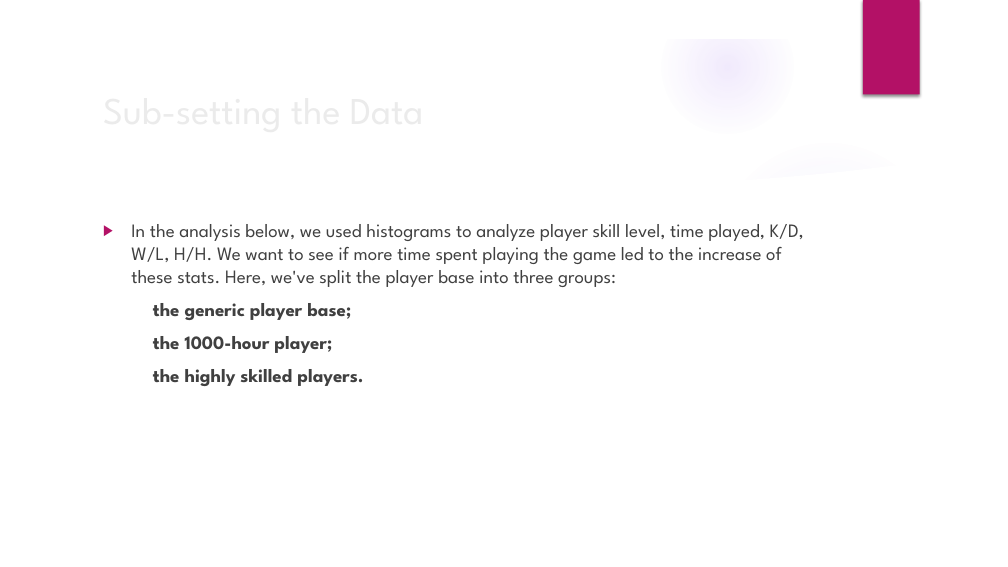
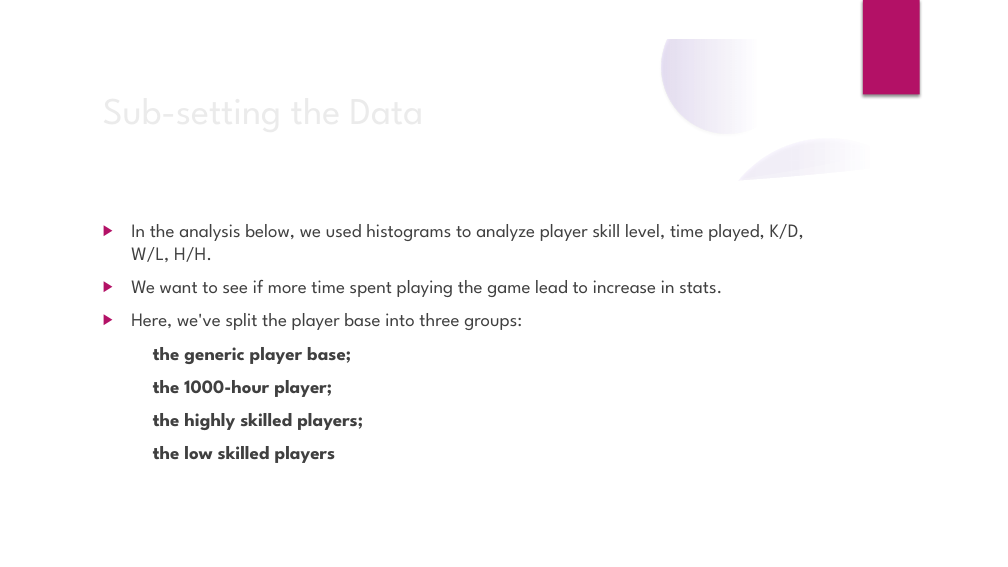
Before and after one commit to arclightspanner/Data_Science_Bootcamp_2019, a slide deck: slide 6 of Data Story Telling.pptx. Drawn at 1008x567 pixels with LibreOffice and Linux fonts; fonts in the diff are those of the drawing; background and template pictures are left out. Boxes give left, top, right and bottom in pixels: in the first picture for what was removed or moved away, otherwise in the second. Text is boxed around its words. In the diff, an @@ line names an element or a change of style, - is before the commit and + after.

```diff
--- a/Data Story Telling.pptx
+++ b/Data Story Telling.pptx
@@ shadow on in 4 elements at (0, 221, 346, 567), (0, 240, 195, 435), (712, 138, 944, 371), (662, 1, 794, 133) @@
@@ freeform shape at (38, 154, 970, 529): outline redrawn @@
@@ text at (131, 224, 804, 330): text changed @@
-▶ In the analysis below, we used histograms to analyze player skill level, time played, K/D, W/L, H/H. We want to see if more time spent playing the game led to the increase of these stats. Here, we've split the player base into three groups:
+▶ In the analysis below, we used histograms to analyze player skill level, time played, K/D, W/L, H/H.
+▶ We want to see if more time spent playing the game lead to increase in stats.
+▶ Here, we've split the player base into three groups:
@@ text at (153, 413, 363, 463): text changed @@
-the highly skilled players.
+the highly skilled players;
+the low skilled players
```
Also in this commit, not shown: 18 other slides changed.
